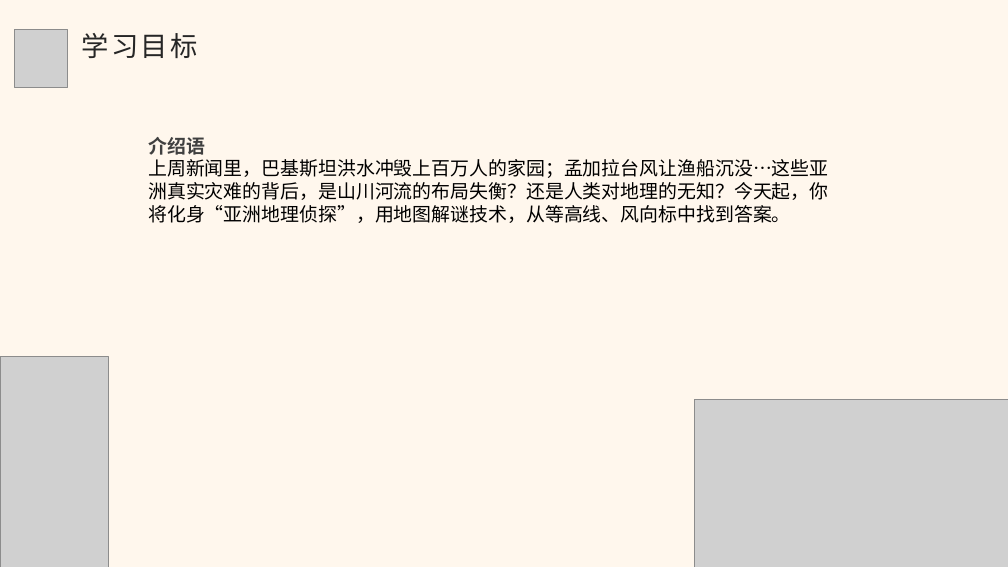
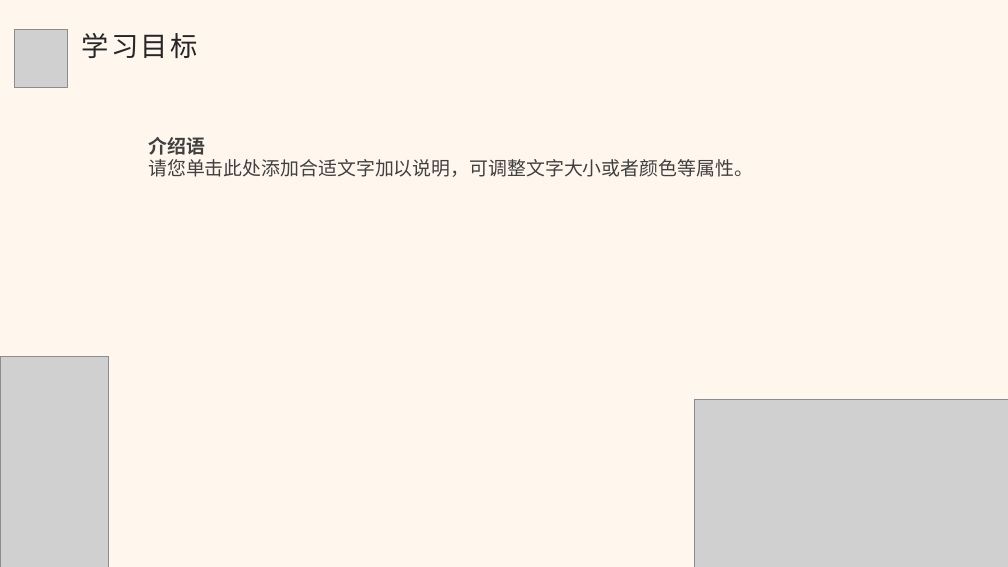
Before and after one commit to AlanHootman/ppt_assistant, a slide deck: slide 5 of scripts/init_data/ppt_analysis/1/黄色小清新文艺工作总结ppt模板.pptx. Drawn at 1008x567 pixels with LibreOffice and Linux fonts; fonts in the diff are those of the drawing; grey boxes stand for pictures; background and template pictures are left out. Boxes give left, top, right and bottom in pixels: in the first picture for what was removed or moved away, otherwise in the second. Text is boxed around its words. In the diff, an @@ line names an element or a change of style, - is before the commit and + after.

```diff
--- a/scripts/init_data/ppt_analysis/1/黄色小清新文艺工作总结ppt模板.pptx
+++ b/scripts/init_data/ppt_analysis/1/黄色小清新文艺工作总结ppt模板.pptx
@@ text at bbox=[148, 159, 753, 177]: text changed; font Arial to Noto Sans CJK SC; text colour #000000 to #404040 @@
-上周新闻里，巴基斯坦洪水冲毁上百万人的家园；孟加拉台风让渔船沉没…这些亚洲真实灾难的背后，是山川河流的布局失衡？还是人类对地理的无知？今天起，你将化身“亚洲地理侦探”，用地图解谜技术，从等高线、风向标中找到答案。
+请您单击此处添加合适文字加以说明，可调整文字大小或者颜色等属性。
```
Also in this commit, not shown: 19 other slides changed, 1 other file.
